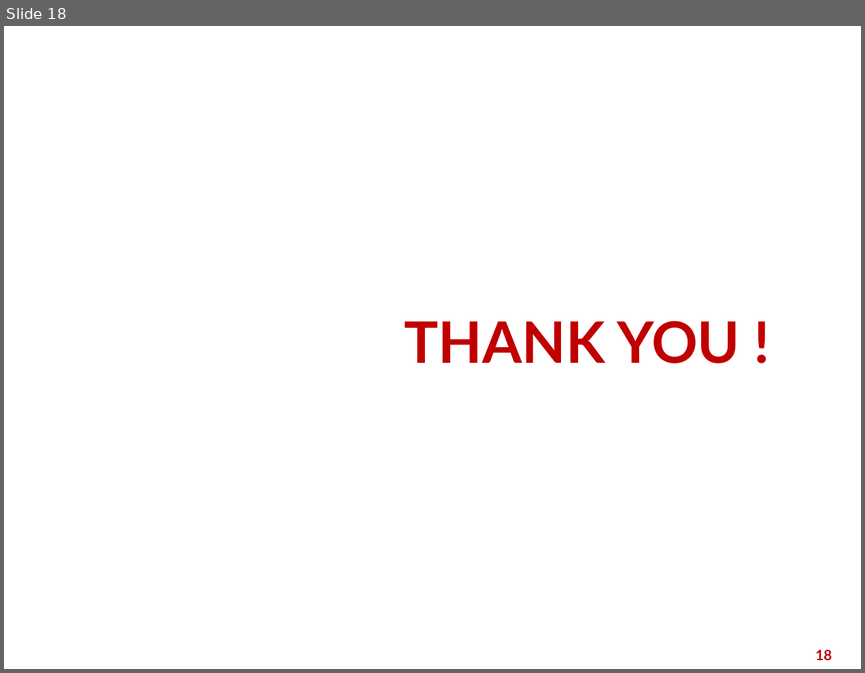
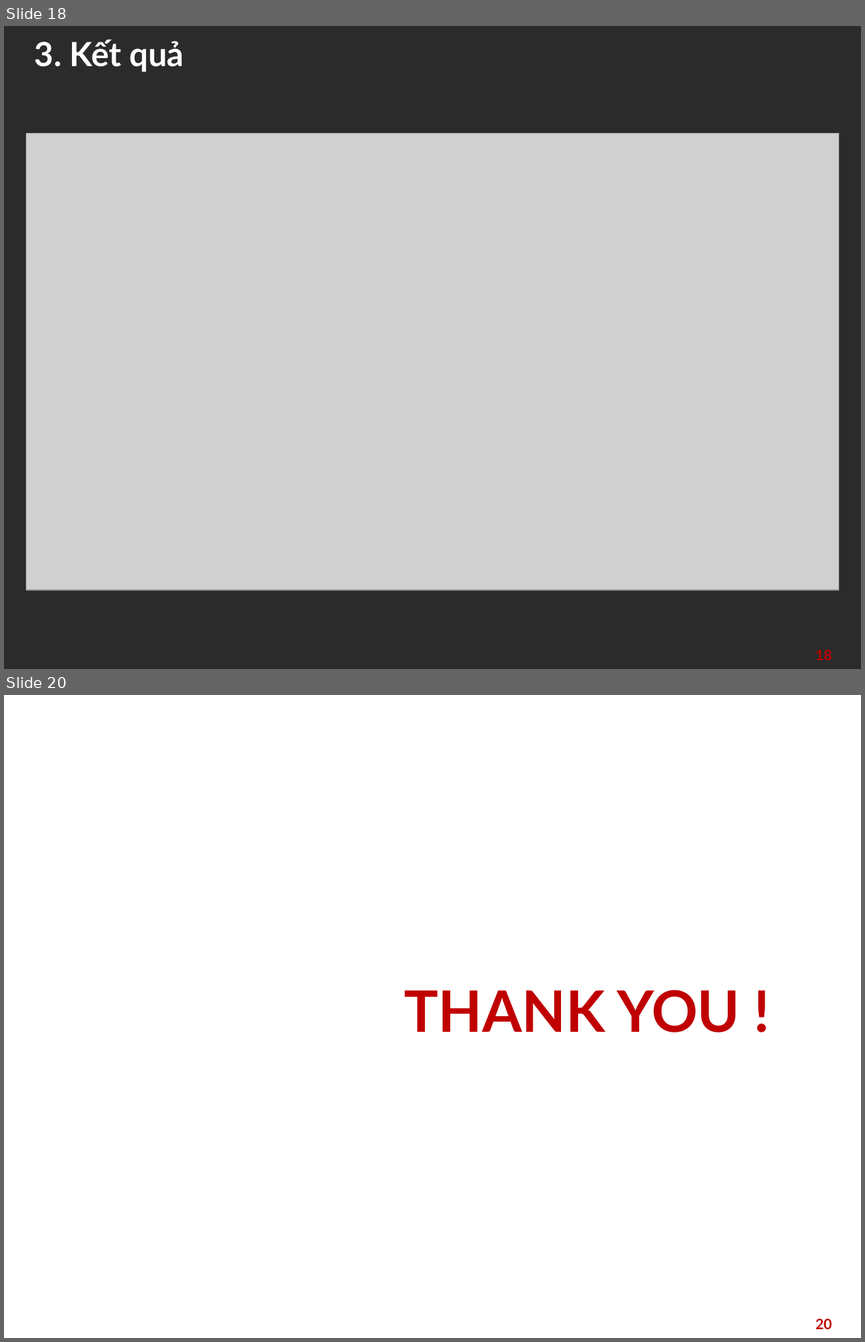
Before and after one commit to KinhLupNe/Path-tracing-Render-CUDA, a slide deck: slide/Tuần 5.pptx. Shown one above the other, each under a label of ours: slide 18 before the commit, slides 18 and 20 after it; the slides between them are not shown. The pictures are 865x673 and 865x1342 pixels, drawn with LibreOffice and Linux fonts; fonts in the diff are those of the drawing; grey boxes stand for pictures; background and template pictures are left out; a plain dark background stands for a picture behind light text. Boxes give left, top, right and bottom in pixels: in the first picture for what was removed or moved away, otherwise in the second. Text is boxed around its words. In the diff, an @@ line names an element or a change of style, - is before the commit and + after.

```diff
--- a/slide/Tuần 5.pptx
+++ b/slide/Tuần 5.pptx
@@ slide 18 added at <box>4,26,861,669</box>, background picture (left out) @@
@@ title added at <box>35,40,184,72</box>, 28 pt, text #FFFFFF, bold @@
+3. Kết quả
@@ picture added at <box>26,133,839,590</box> @@
@@ page number added at <box>815,649,832,660</box>, 12 pt, text #C00000, bold @@
+18
@@ what was slide 18 is now slide 20 @@
@@ page number at <box>815,1318,832,1329</box>: text changed @@
-18
+20
```
Also in this commit, not shown: 8 slides changed, 1 other slide added, 25 other files.
